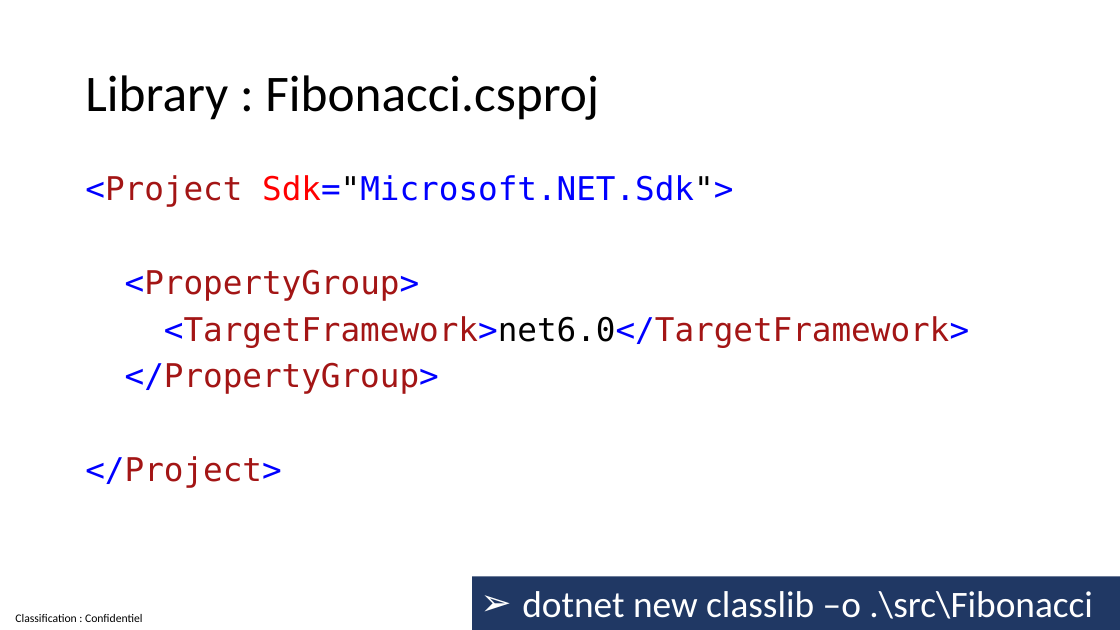
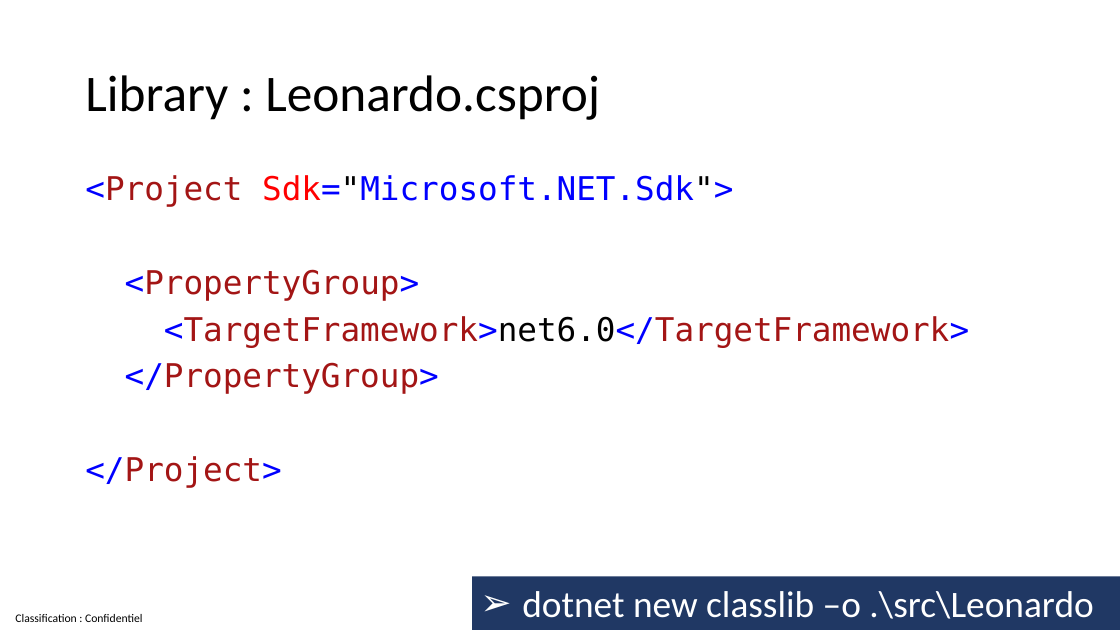
Before and after one commit to guillaume-chervet/course.dotnet, a slide deck: slide 93 of documentations/dotnet6.pptx (slide 92 before the commit). Drawn at 1120x630 pixels with LibreOffice and Linux fonts; fonts in the diff are those of the drawing. Boxes give left, top, right and bottom in pixels: in the first picture for what was removed or moved away, otherwise in the second. Text is boxed around its words. In the diff, an @@ line names an element or a change of style, - is before the commit and + after.

```diff
--- a/documentations/dotnet6.pptx
+++ b/documentations/dotnet6.pptx
@@ title at [85,75,600,120]: text changed @@
-Library : Fibonacci.csproj
+Library : Leonardo.csproj
@@ text in rectangle at [522,591,1093,619]: text changed @@
-➢ dotnet new classlib –o .\src\Fibonacci
+➢ dotnet new classlib –o .\src\Leonardo
```
Also in this commit, not shown: 25 other slides changed, 1 slide added.
